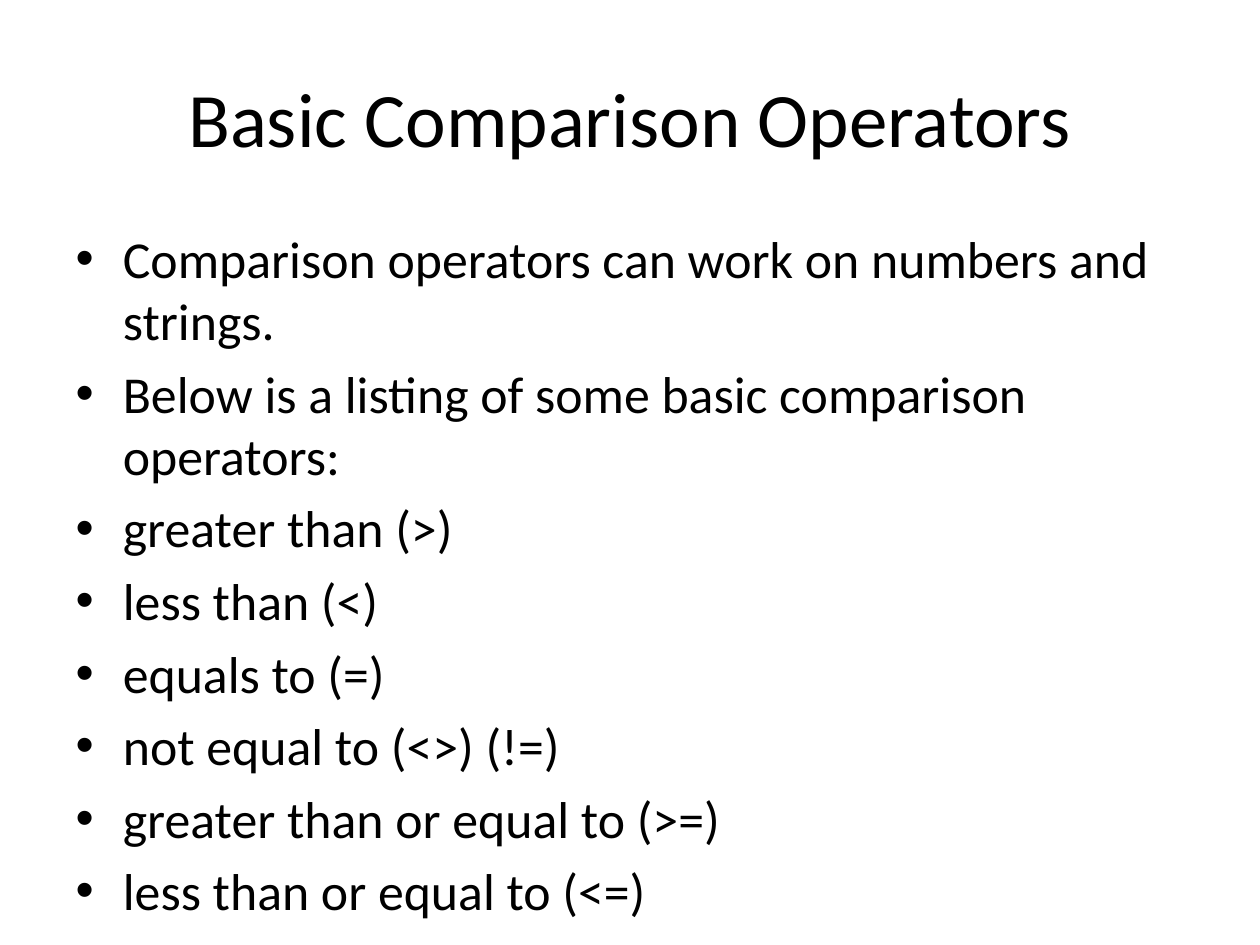
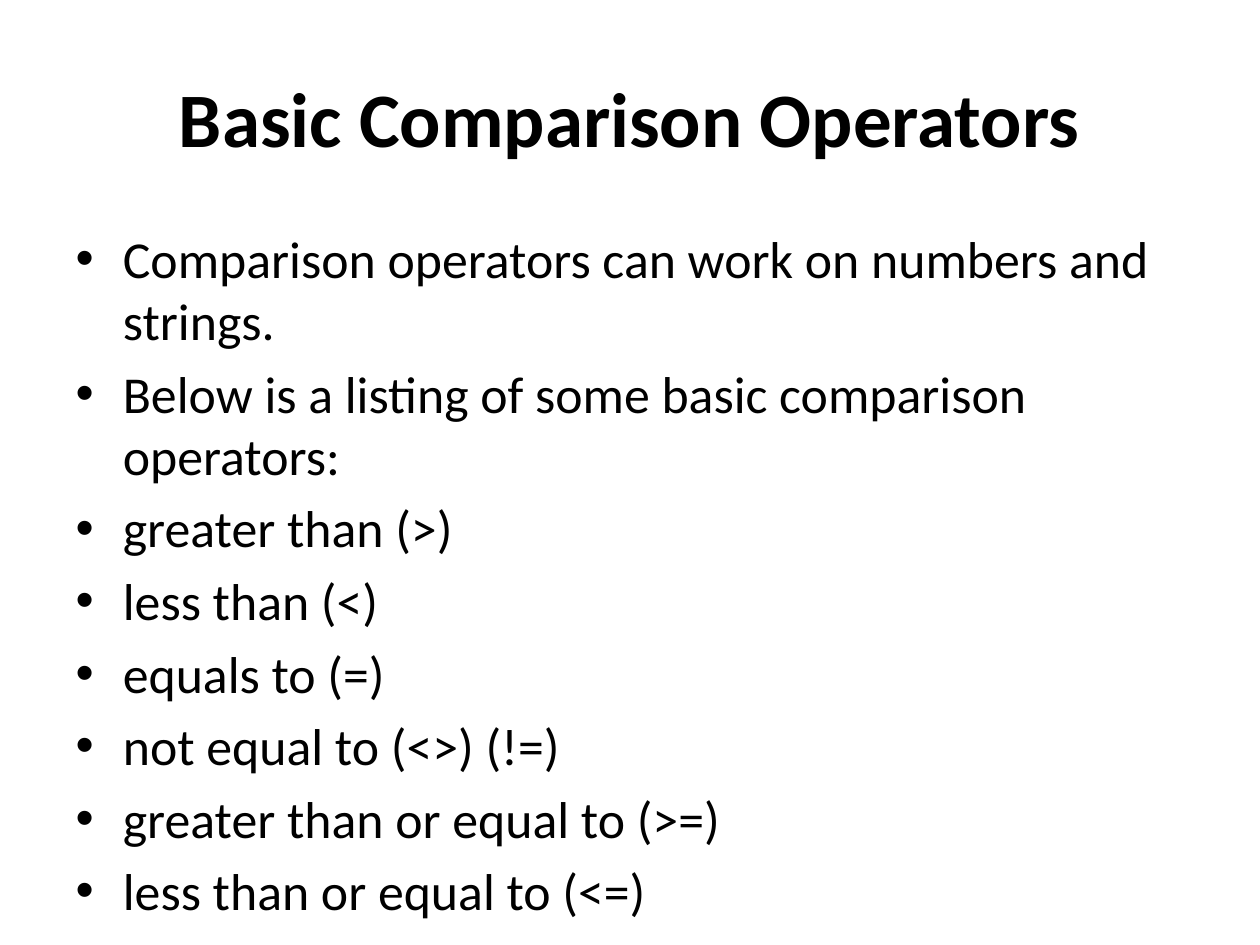
Before and after one commit to dchabala10/mysql101, a slide deck: slide 46 of Presentation/Intro_to_Relational_Databases_with_MySQL_Day4.pptx. Drawn at 1260x945 pixels with LibreOffice and Linux fonts; fonts in the diff are those of the drawing. Boxes give left, top, right and bottom in pixels: in the first picture for what was removed or moved away, otherwise in the second. Text is boxed around its words. In the diff, an @@ line names an element or a change of style, - is before the commit and + after.

```diff
--- a/Presentation/Intro_to_Relational_Databases_with_MySQL_Day4.pptx
+++ b/Presentation/Intro_to_Relational_Databases_with_MySQL_Day4.pptx
@@ title "Basic Comparison Operators" at (x1=179, y1=93, x2=1079, y2=159): bold on @@
```
Also in this commit, not shown: 3 other slides changed, 1 slide removed, 1 other file.
